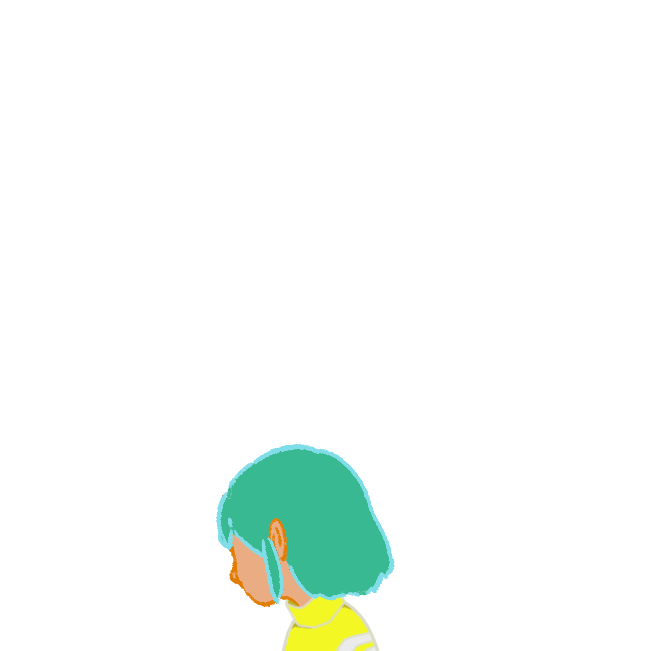
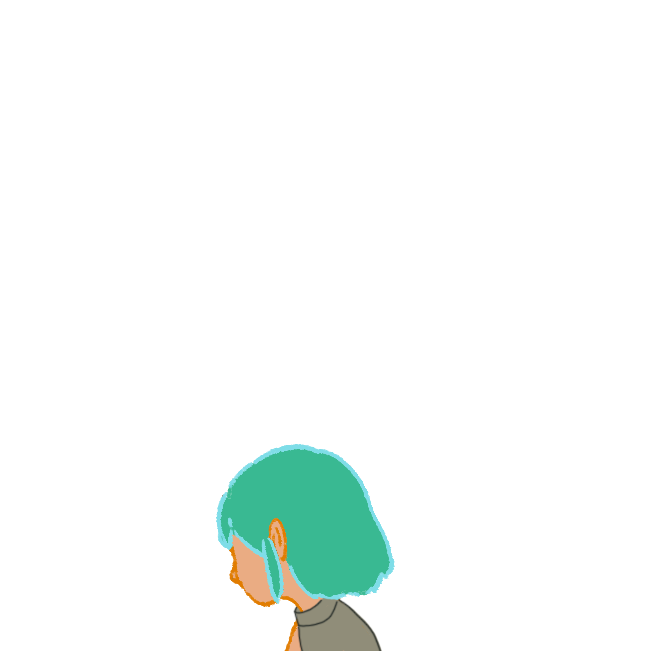
Layered file, before and after one edit (651x651). Changes by layer:
added group "TopC2" with 2 layers above "TopA4" over [293, 597, 383, 651]
added layer "Layer 15" in group "TopC2" over [293, 598, 382, 651]
added layer "Layer 16" in group "TopC2" over [294, 597, 383, 651]
hid group "EverythingA1" (4 layers) over [281, 596, 380, 651]
